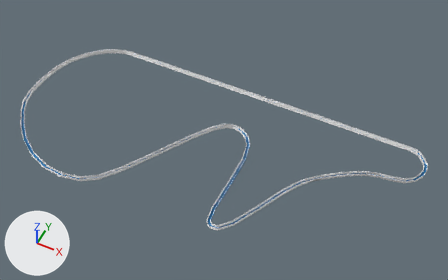
One commit to the FBX model Assets/Fujiyama-split-100x.fbx: the scene before it, then after it.
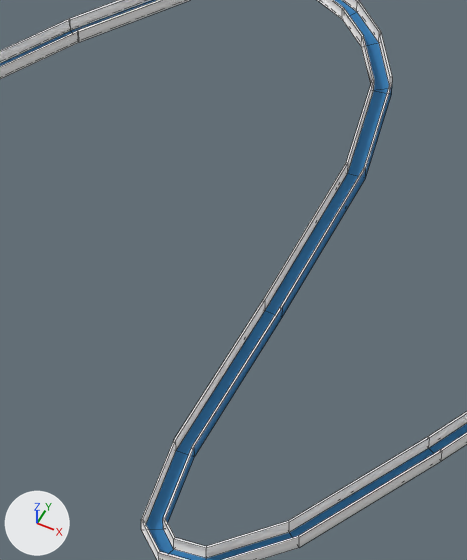
Old and new are each drawn whole from a 50 mm camera at (2.74, -5.4, 6.62) aimed at (0.13, -0.18, 0.1) and again close up on the part from 41% to 59% of the width and 46% to 81% of the height. Arrows for +X, +Y and +Z are at lower left; the lights stay in place. The close-ups show mesh edges as thin lines. Where no turn or scale is listed for an object, it has been applied to the vertices.

Objects in the first close-up: 'path879', 'walls'.
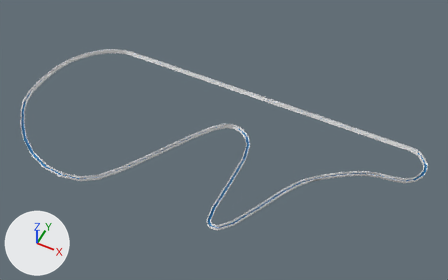
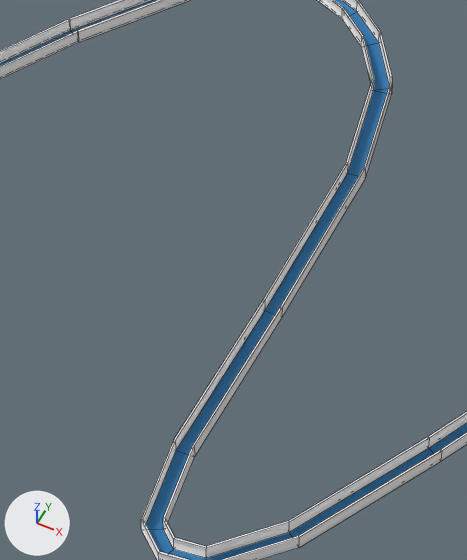
Changed parts and their boxes (x1, y1, x2, y2) in the close-ups (467 x 560 px):
part 1 of me_path879, deleted (blue): before (165, 86, 392, 523)
part 2 of me_path879_001, added: after (165, 86, 392, 523)

The change, as a list of edits to the scene's bpy script:
```text
Change me_path879_001:
    used by ob_walls; location = (-3.054, -1.747, 0.0)
    remove me_path879_001.from_pydata(...)  # 429 vertices, 387 faces; spans x 0.03..5.88, y 0.05..2.67, z 0.0..0.04
    add me_path879_001.from_pydata(...)  # 541 vertices, 417 faces; spans x 0.03..5.88, y 0.05..2.67, z 0.0..0.04
    me_path879_001 part 2
    80 vertices are added at x 0.03..5.88, y 0.05..2.67, z 0.0..0.04
    11 new vertices lie (0.0, 0.0, -0.04) away from vertices in x 3.14..5.71, y 0.31..2.67, z 0.04
    21 new vertices lie (0.0, 0.0, 0.04) away from vertices in x 2.43..5.78, y 0.27..2.67, z 0.0
    30 new faces join them
Change me_path879:
    used by ob_path879; location = (-3.054, -1.747, 0.0)
    remove me_path879.from_pydata(...)  # 262 vertices, 127 faces; spans x 0.03..5.88, y 0.05..2.67, z 0.0..0.04
    add me_path879.from_pydata(...)  # 156 vertices, 97 faces; spans x 0.03..5.88, y 0.05..2.67, z 0.0
    me_path879 part 1
    106 vertices are removed from x 0.03..5.88, y 0.05..2.67, z 0.04
    30 faces are deleted
```
